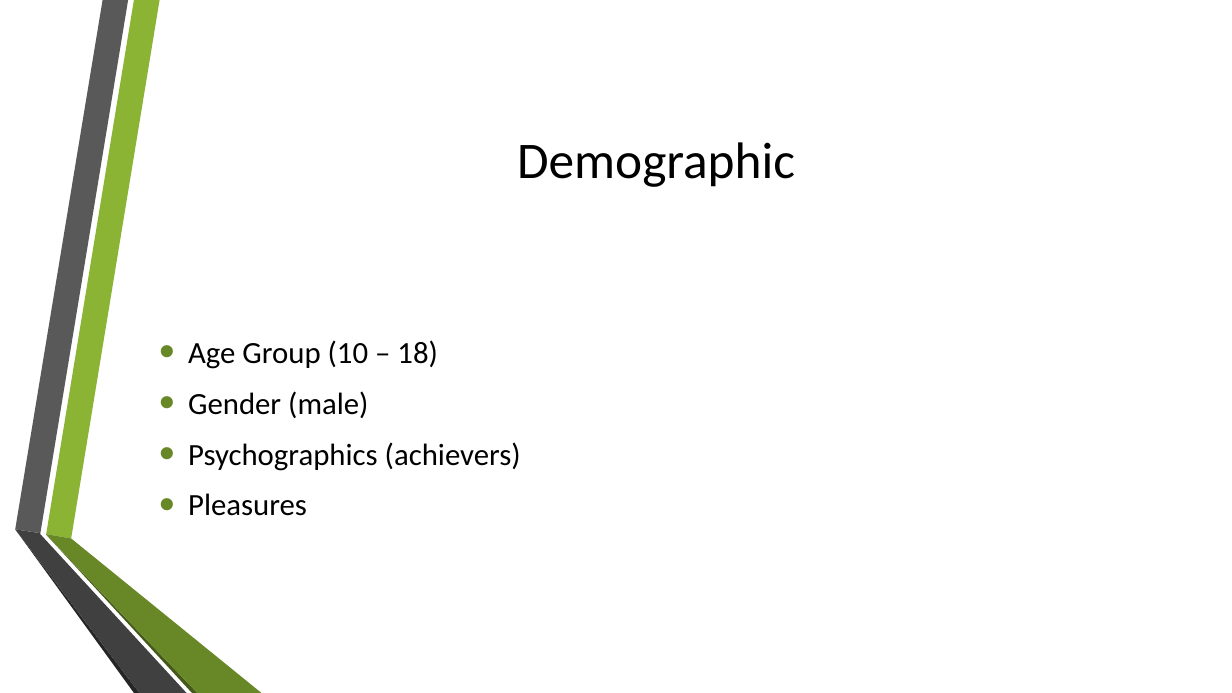
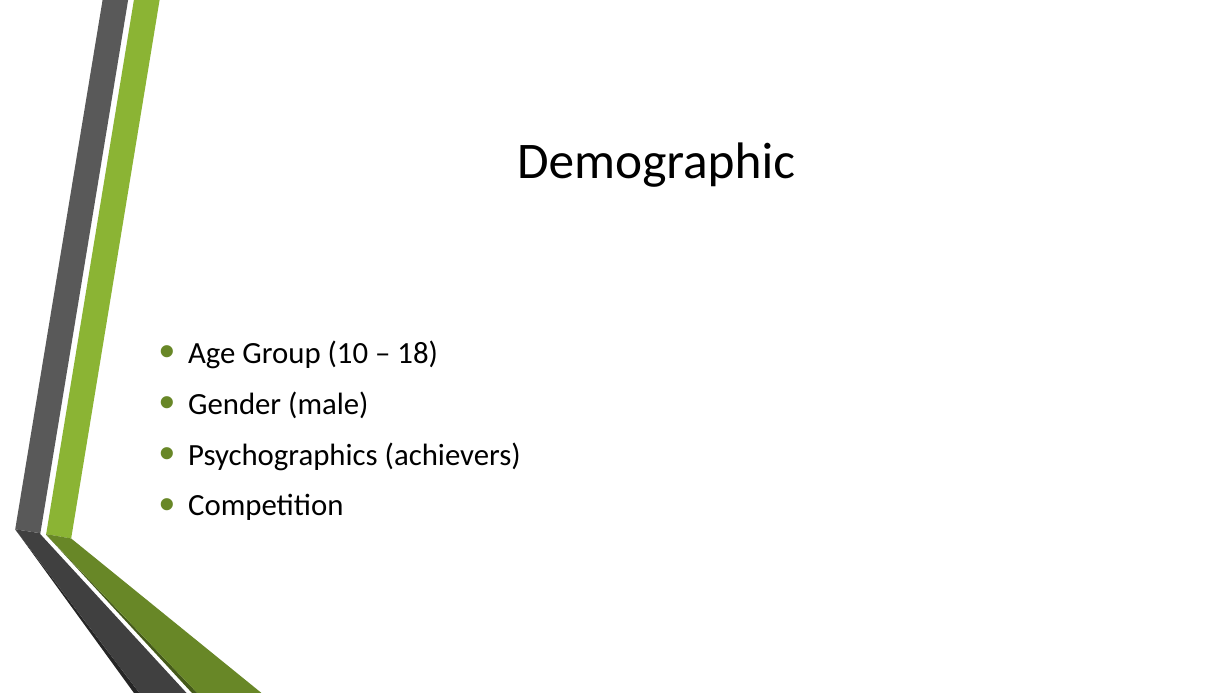
Before and after one commit to UoSGroupProjects1718/mgp-mpg-group-5, a slide deck: slide 4 of Management/Presentations/Initial presentation.pptx. Drawn at 1232x693 pixels with LibreOffice and Linux fonts; fonts in the diff are those of the drawing; background and template pictures are left out. Boxes give left, top, right and bottom in pixels: in the first picture for what was removed or moved away, otherwise in the second. Text is boxed around its words. In the diff, an @@ line names an element or a change of style, - is before the commit and + after.

```diff
--- a/Management/Presentations/Initial presentation.pptx
+++ b/Management/Presentations/Initial presentation.pptx
@@ text at (188,493,343,520): text changed @@
-• Pleasures
+• Competition
```
Also in this commit, not shown: 4 other slides changed, 1 slide added, 1 slide removed.
